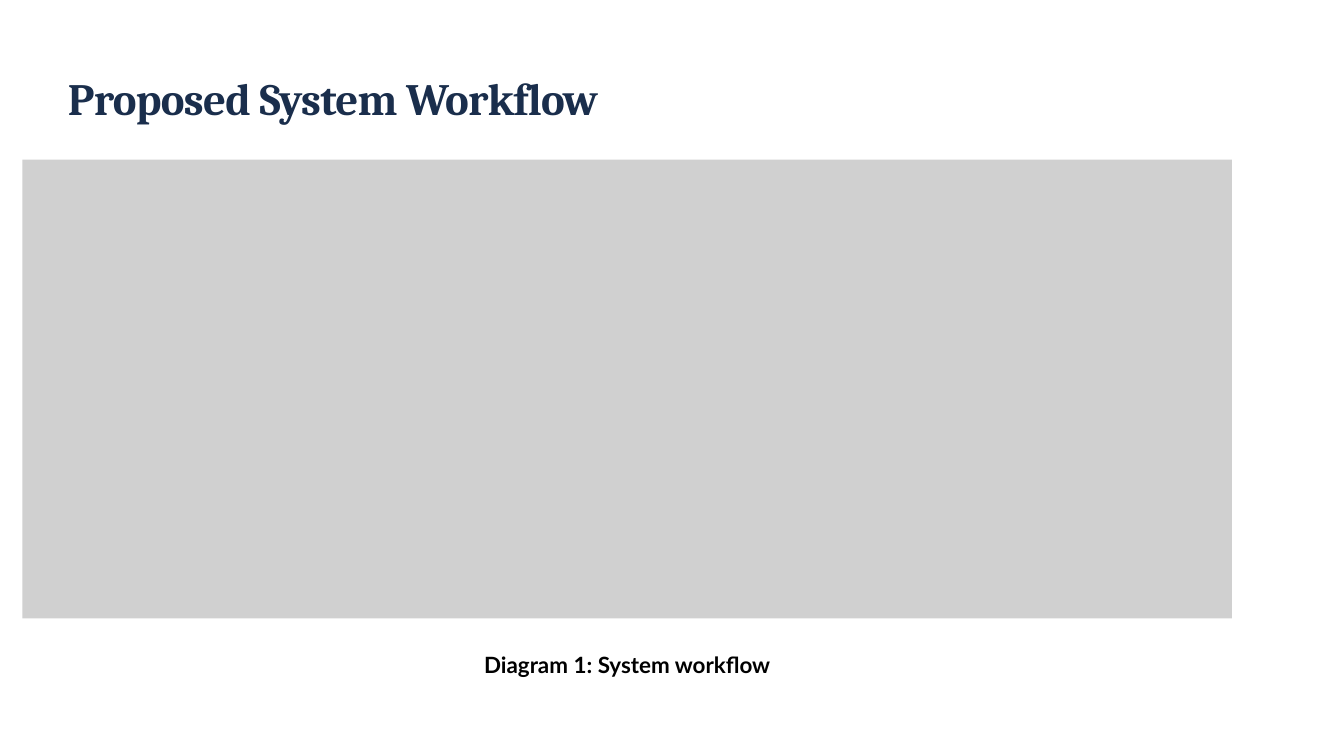
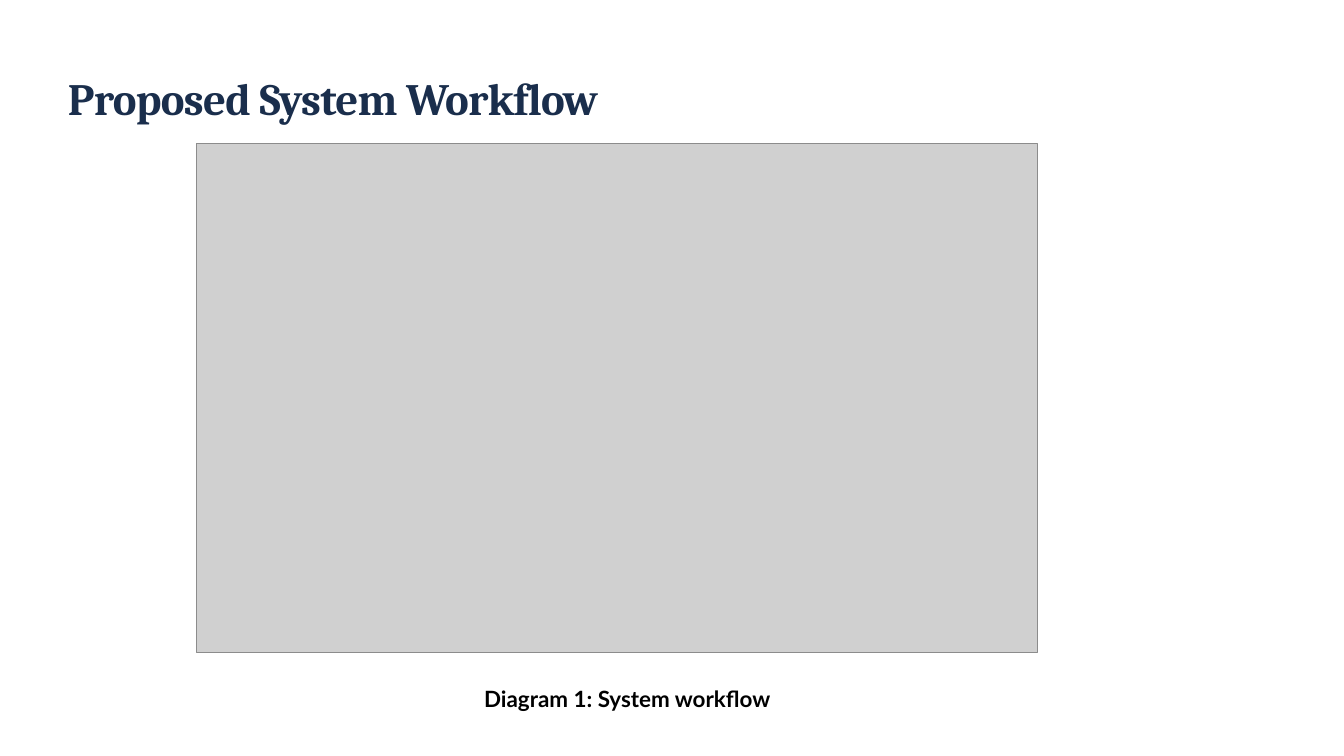
Before and after one commit to Sushrut2007/discrete-math-project, a slide deck: slide 4 of docs/dm_ppt_midsem.pptx. Drawn at 1344x756 pixels with LibreOffice and Linux fonts; fonts in the diff are those of the drawing; grey boxes stand for pictures. Boxes give left, top, right and bottom in pixels: in the first picture for what was removed or moved away, otherwise in the second. Text is boxed around its words. In the diff, an @@ line names an element or a change of style, - is before the commit and + after.

```diff
--- a/docs/dm_ppt_midsem.pptx
+++ b/docs/dm_ppt_midsem.pptx
@@ picture: place and size @@
-picture at [22, 160, 1232, 619]
+picture at [196, 144, 1037, 653]
@@ text "Diagram 1: System workflow": place and size @@
-text "Diagram 1: System workflow" at [484, 656, 770, 677]
+text "Diagram 1: System workflow" at [484, 690, 770, 711]
```
Also in this commit, not shown: 3 other slides changed, 5 other files.
